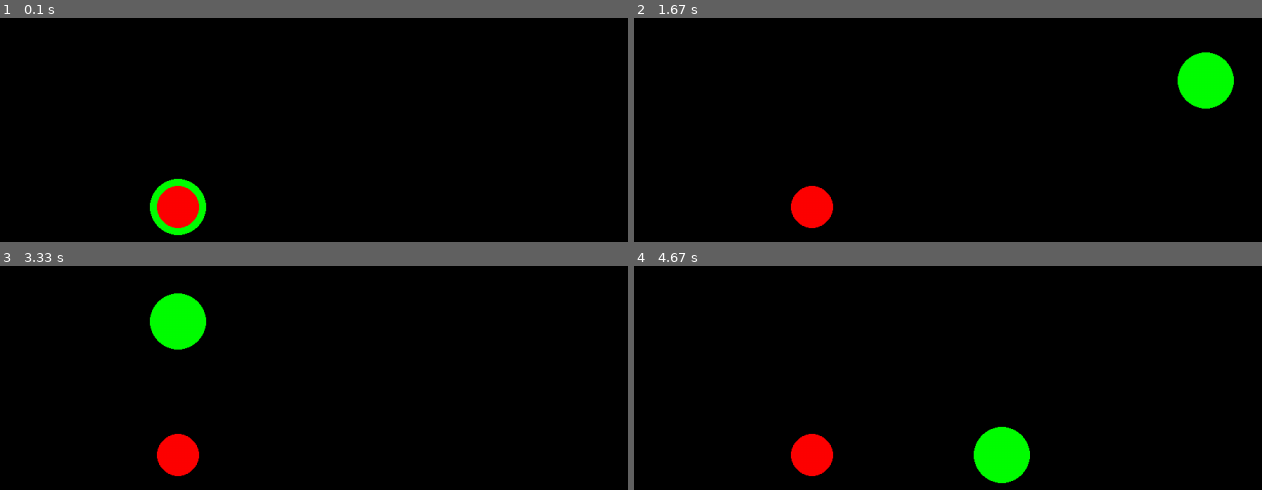
Above: before the commit, frames 1-4 (two rows, left to right).
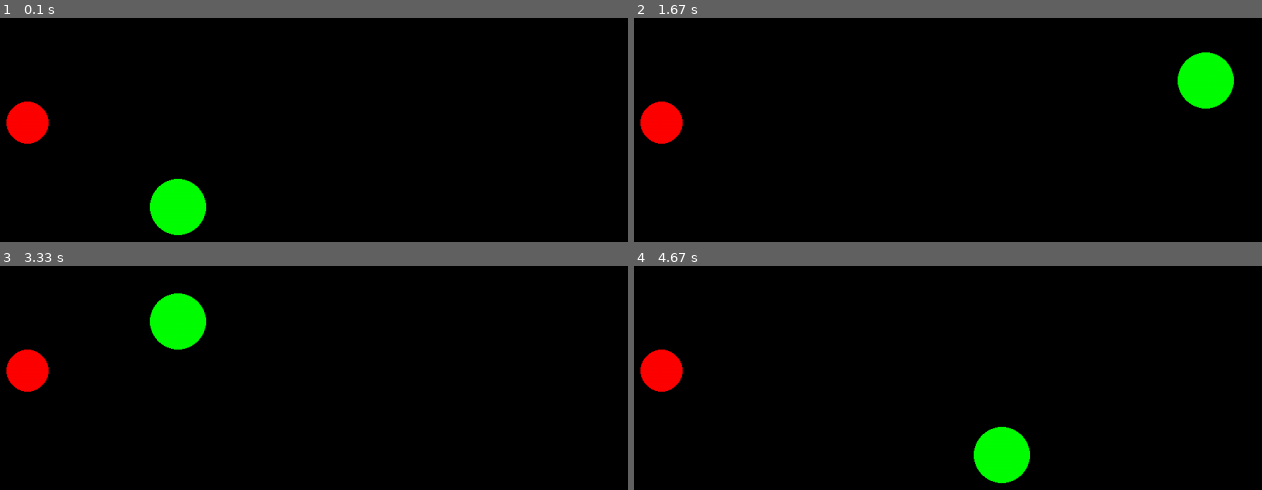
Above: after the commit, the same moments.

Repository: IliaIlinich/SpaceInvadersPyGame
Game: pygame game, started from main.py
The game is run twice, just before and just after one commit, with the same random seed, the same clock (stepped at 60 frames per second) and the same inputs.
Inputs:
- Up to frame 1 (0.1 s): no input
- Up to frame 2 (1.67 s): hold Right 0.33-0.8 s; hold Up 0.83-1.13 s; hold Right 1.17-1.63 s
- Up to frame 3 (3.33 s): hold Left 1.67-2.2 s; hold Down 2.23-2.53 s; hold Left 2.57-2.97 s; hold Up from 3 s (still down)
- Up to frame 4 (4.67 s): release Up at 3.37 s; hold Right 3.4-4.03 s; hold Down 4.07-4.43 s; hold Left from 4.47 s (still down)

The runs differ from the first frame. In frame 1, 2.0% of the frame differs, in the area x 0-32%, y 37-94%; in frame 2, 2.0%; in frame 3, 2.0%; in frame 4, 2.0%.

Commit message:
Comments added to code

Diff:
--- a/alienController.py
+++ b/alienController.py
@@ -1,10 +1,12 @@
 import pygame
 
+# General alien class
 class Alien:
     def __init__(self, pos_x, pos_y):
         self.position = pygame.Vector2(pos_x, pos_y)
 
 screen = pygame.display.set_mode((1280, 720))
 
+# (Temporary) function to draw an alien
 def draw_alien(alien_in):
     pygame.draw.circle(screen, "red", alien_in.position, 30)
--- a/main.py
+++ b/main.py
@@ -1,43 +1,50 @@
 import pygame
 import alienController as ALC
 
+# Initialize Pygame
 pygame.init()
 screen = pygame.display.set_mode((1280, 720))
 clock = pygame.time.Clock()
 running = True
 
+# Player setup
 player_pos = pygame.Vector2(screen.get_width() / 2, screen.get_height() / 2)
 
-alien1 = ALC.Alien(screen.get_width() / 2, screen.get_height() / 2)
+# Alien setup
+alien1 = ALC.Alien(screen.get_width() / 3, screen.get_height() / 3)
 
-while running:
-    for event in pygame.event.get():
-        if event.type == pygame.QUIT:
-            running = False
-    #background
-    screen.fill("black")
+# Main loop
+if __name__ == "__main__":
+    while running:
+        # Check if the game was closed
+        for event in pygame.event.get():
+            if event.type == pygame.QUIT:
+                running = False
+        # Background setup
+        screen.fill("black")
 
-    #player
-    pygame.draw.circle(screen, "green", player_pos, 40)
+        # Draw player
+        pygame.draw.circle(screen, "green", player_pos, 40)
 
-    # basic movement
-    keys = pygame.key.get_pressed()
-    if keys[pygame.K_LEFT]:
-        player_pos.x -= 10
-    if keys[pygame.K_RIGHT]:
-        player_pos.x += 10
-    if keys[pygame.K_UP]:
-        player_pos.y -= 10
-    if keys[pygame.K_DOWN]:
-        player_pos.y += 10
+        # Basic player movement
+        keys = pygame.key.get_pressed()
+        if keys[pygame.K_LEFT]:
+            player_pos.x -= 10
+        if keys[pygame.K_RIGHT]:
+            player_pos.x += 10
+        if keys[pygame.K_UP]:
+            player_pos.y -= 10
+        if keys[pygame.K_DOWN]:
+            player_pos.y += 10
 
-    # Aliens
-    ALC.draw_alien(alien1)
+        # Draw alien
+        ALC.draw_alien(alien1)
 
-    pygame.display.flip()
+        # Update the display
+        pygame.display.flip()
 
-    # 60 fps
-    clock.tick(60)
+        # The game is fixed to 60 fps
+        clock.tick(60)
 
-
+# Quit Pygame
 pygame.quit()
